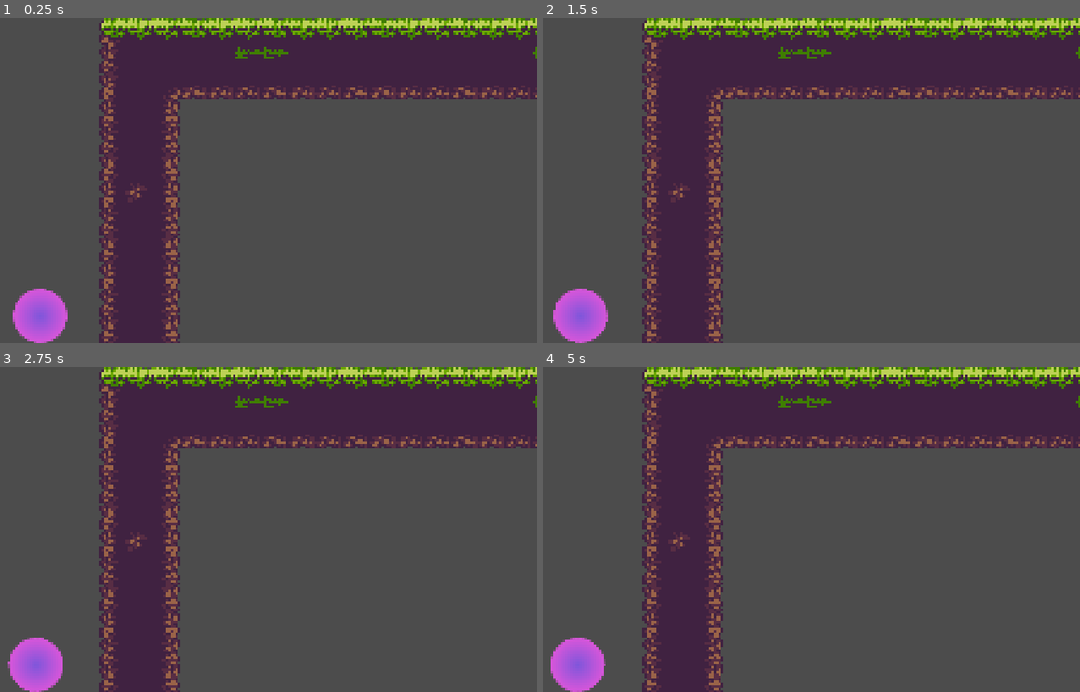
Above: before the commit, frames 1-4 (two rows, left to right).
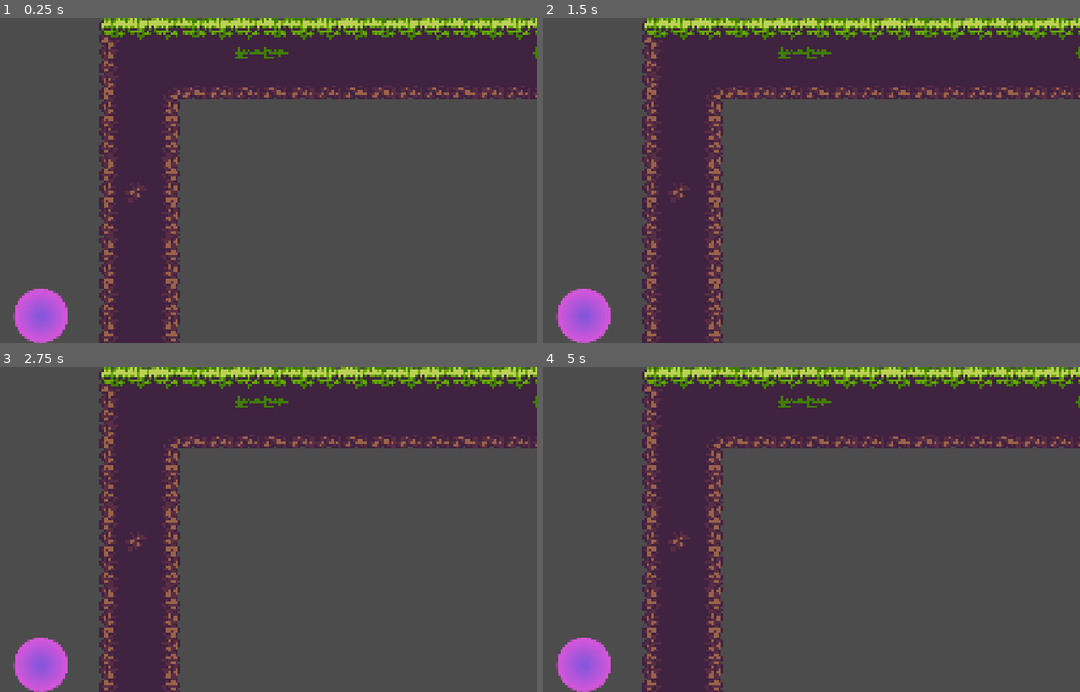
Above: after the commit, the same moments.

Repository: AmossGuy/BLAWK-remake
Game: Godot game, scene res://level1.tscn
Same seed, same stepped clock (60 frames per second), same inputs: the game is played once before the commit and once after it.
Inputs:
- Up to frame 1 (0.25 s): no input
- Up to frame 2 (1.5 s): tap Enter at 0.5 s; tap Space at 1.25 s
- Up to frame 3 (2.75 s): tap Enter at 2 s
- Up to frame 4 (5 s): tap Space at 2.75, 4.25 s; tap Enter at 3.5 s

The runs differ from the first frame. In frame 1, 0.1% of the frame differs, in the area x 2-13%, y 83-100%; in frame 2, 0.3%; in frame 3, 0.4%; in frame 4, 0.5%, in the area x 1-13%, y 83-100%.

Commit message:
set ball physics properties
Haven’t set mass yet­—I need to find the correct size to calculate that.

Diff:
--- a/level1.tscn
+++ b/level1.tscn
@@ -6,6 +6,10 @@
 
 [sub_resource type="RectangleShape2D" id=1]
 extents = Vector2( 10000, 10000 )
+
+[sub_resource type="PhysicsMaterial" id=3]
+friction = 0.3
+bounce = 0.2
 
 [sub_resource type="CircleShape2D" id=2]
 radius = 32.0
@@ -42,7 +46,10 @@
 
 [node name="RigidBody2D" type="RigidBody2D" parent="."]
 position = Vector2( 352, 608 )
+physics_material_override = SubResource( 3 )
 can_sleep = false
+linear_damp = 0.3
+angular_damp = 0.3
 
 [node name="ball" type="Sprite" parent="RigidBody2D"]
 z_index = 1
Not shown: 1 places in level1.tscn that only renumber resources
